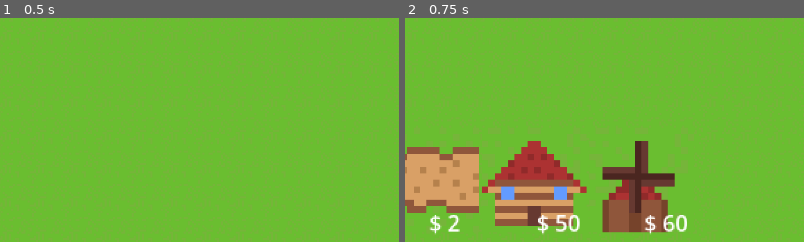
Above: before the commit, frames 1-2 (left to right).
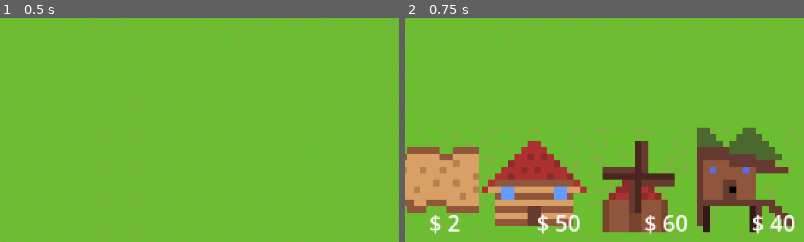
Above: after the commit, the same moments.

Repository: Dev-Karol1111/village
Game: Godot game, scene res://scenes/map.tscn
Two runs of this game, one before a commit and one after it. Both use one fixed random seed, a clock stepped at 60 frames per second and the inputs below.
Inputs (mouse positions are % of the whole screen's width and height, from its top left):
- Up to frame 1 (0.5 s): no input
- Up to frame 2 (0.75 s): click (93, 11) at 0.5 s
The pictures show only the part of the screen within x 5-55%, y 50-100%; the shares and areas given below are measured in that part.

Frame 1 is identical in both runs. In frame 2, 7.0% of the frame differs, in the area x 73-98%, y 49-97%.

Commit message:
Add lumberjack and fix bug with deleting the same betting

Diff:
--- a/Builds/buildsList.tres
+++ b/Builds/buildsList.tres
@@ -1,9 +1,10 @@
-[gd_resource type="Resource" script_class="BuildsList" load_steps=7 format=3 uid="uid://duvulk2ij2j62"]
+[gd_resource type="Resource" script_class="BuildsList" load_steps=8 format=3 uid="uid://duvulk2ij2j62"]
 
 [ext_resource type="Script" uid="uid://cmhbmbcpdtriw" path="res://scripts/builds_base.gd" id="1_bkfmt"]
 [ext_resource type="Script" uid="uid://cp850ln8fgsvp" path="res://scripts/betting_base.gd" id="1_o5stl"]
 [ext_resource type="Resource" uid="uid://4luwep32h1de" path="res://Builds/road.tres" id="2_jj75n"]
 [ext_resource type="Resource" uid="uid://dik053hq0ols3" path="res://Builds/house.tres" id="3_o5stl"]
+[ext_resource type="Resource" uid="uid://dawawu23tbhfx" path="res://Builds/lumberjack.tres" id="3_tqkvp"]
 [ext_resource type="Resource" uid="uid://mi7726j4eid3" path="res://Builds/mill.tres" id="4_jj75n"]
 [ext_resource type="Script" uid="uid://bdlax846wpf2t" path="res://scripts/ItemList.gd" id="4_tqkvp"]
 
@@ -11,4 +12,4 @@
 script = ExtResource("4_tqkvp")
 transport = Array[ExtResource("1_bkfmt")]([ExtResource("2_jj75n")])
 builds = Array[ExtResource("1_bkfmt")]([ExtResource("3_o5stl")])
-bettings = Array[ExtResource("1_o5stl")]([ExtResource("4_jj75n")])
+bettings = Array[ExtResource("1_o5stl")]([ExtResource("4_jj75n"), ExtResource("3_tqkvp")])
--- /dev/null
+++ b/Builds/lumberjack.tres
@@ -0,0 +1,24 @@
+[gd_resource type="Resource" script_class="BettingBase" load_steps=6 format=3 uid="uid://dawawu23tbhfx"]
+
+[ext_resource type="Texture2D" uid="uid://bd0o121am4iuj" path="res://assets/titleset.png" id="1_s115i"]
+[ext_resource type="Script" uid="uid://bam7get7v1om5" path="res://scripts/product_base.gd" id="2_bwo3i"]
+[ext_resource type="Script" uid="uid://cp850ln8fgsvp" path="res://scripts/betting_base.gd" id="3_njlyf"]
+[ext_resource type="Resource" uid="uid://i3qpu4f8b68a" path="res://resources/products/wood.tres" id="4_i3ua7"]
+
+[sub_resource type="AtlasTexture" id="AtlasTexture_xaw56"]
+atlas = ExtResource("1_s115i")
+region = Rect2(0, 16, 16, 16)
+
+[resource]
+script = ExtResource("3_njlyf")
+output_products = Dictionary[ExtResource("2_bwo3i"), int]({
+ExtResource("4_i3ua7"): 2
+})
+product_time = 4
+need_workers = 1
+name = "lumberjack"
+game_texture_tileset_y = 1
+edit_texture = SubResource("AtlasTexture_xaw56")
+price = 40
+type = "bettings"
+metadata/_custom_type_script = "uid://cp850ln8fgsvp"
--- /dev/null
+++ b/resources/products/wood.tres
@@ -0,0 +1,8 @@
+[gd_resource type="Resource" script_class="ProductBase" load_steps=2 format=3 uid="uid://i3qpu4f8b68a"]
+
+[ext_resource type="Script" uid="uid://bam7get7v1om5" path="res://scripts/product_base.gd" id="1_vtwa3"]
+
+[resource]
+script = ExtResource("1_vtwa3")
+name = "wood"
+metadata/_custom_type_script = "uid://bam7get7v1om5"
--- a/scenes/map.tscn
+++ b/scenes/map.tscn
@@ -14,6 +14,7 @@
 2:3/0 = 0
 0:3/0 = 0
 3:0/0 = 0
+0:1/0 = 0
 
 [sub_resource type="TileSet" id="TileSet_paxxb"]
 sources/0 = SubResource("TileSetAtlasSource_4xfga")
--- a/scripts/autoload/managment.gd
+++ b/scripts/autoload/managment.gd
@@ -33,7 +33,8 @@
 						products[input_product.name] -= bett.input_products[input_product]
 
 					for output_product in bett.output_products.keys():
-						products[output_product.name] += bett.output_products[output_product]
+						products[output_product.name] = products.get(output_product.name, 0) + bett.output_products[output_product]
+						#products[output_product.name] = 0
 						print(products)
 			await get_tree().create_timer(speed_time).timeout
 		else:
--- a/scripts/map.gd
+++ b/scripts/map.gd
@@ -76,6 +76,7 @@
 	for bett in Managment.betting:
 		if bett.game_texture_tileset_y == cell.y and bett.game_texture_tileset_x == cell.x:
 			Managment.betting.erase(bett)
+			break
 	tilemap_layer.set_cell(tile_coords, 0, Vector2i(0,0))
 	if block[0] == Vector2i(1,0):
 		_update_roads_around(tile_coords)
Binary file changed: assets/titleset.png
